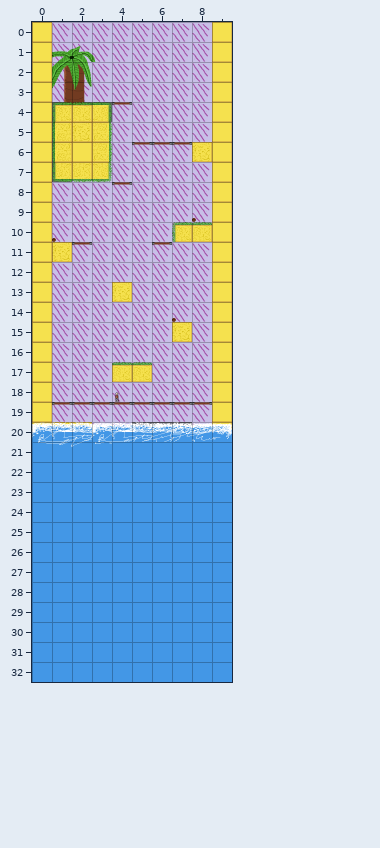
Tiled map, stored at Data/Tiled data/Test Map.tmx. The first picture shows the starting point.
Cells are 64x64 px. Shown: x 0..9, y 0..32.
Now the later version:
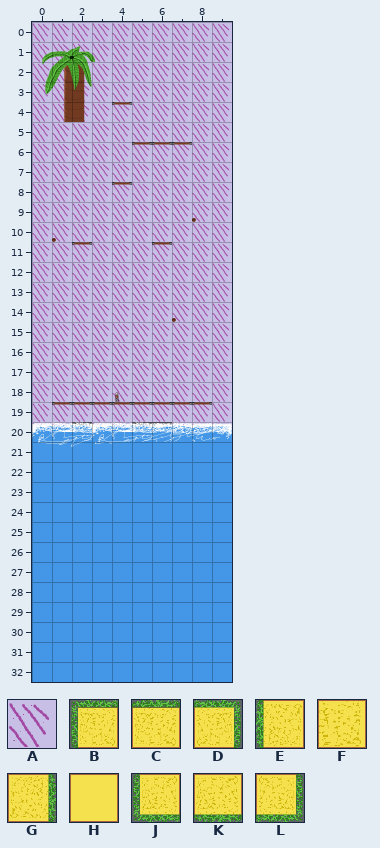
Key: from "Background": A 0; from "Sand (192x256)": B 0, C 1, D 2, E 3, F 4, G 5, H 7, J 9, K 10, L 11.
_ is an empty cell.
Changes in this commit:
Layer "Background":
The author put tile A in rows 0 to 3 at x 0 and 9; in row 4 at x 0 to 3 and 9; in row 5 at x 0 to 2 and 9; in rows 6 to 7 at x 0 to 1 and 9; in rows 8 to 11 at x 0 and 9; in rows 12 to 14 at x 9.
The author put tile A in row 15 at x 7 and 9; in row 16 at x 0 and 9; in row 17 at x 9; in rows 18 to 19 at x 0 and 9; in row 20 at x 0, 7 and 9.
Layer "Sand" (now hidden):
Tile B is removed in row 4 at x 1; in row 10 at x 7.
Tile C is removed in row 4 at x 2; in row 10 at x 8; in row 17 at x 4 to 5.
Tile D is removed in row 4 at x 3.
Tile E is removed in rows 5 to 6 at x 1.
Tile F is removed in row 5 at x 2; in row 6 at x 8; in row 11 at x 1; in row 13 at x 4; in row 15 at x 7; in row 20 at x 1 to 2.
Tile G is removed in rows 5 to 6 at x 3.
Tile H is removed in rows 0 to 5 at x 0 and 9; in row 6 at x 0, 2 and 9; in rows 7 to 20 at x 0 and 9.
Tile J is removed in row 7 at x 1.
Tile K is removed in row 7 at x 2.
Tile L is removed in row 7 at x 3.
Where, in picture pixels (left, top, right, bottom), the same in both pictures:
changed: (32, 22, 112, 431)
changed: (172, 22, 232, 430)
removed: (112, 282, 132, 302)
removed: (112, 362, 152, 382)
